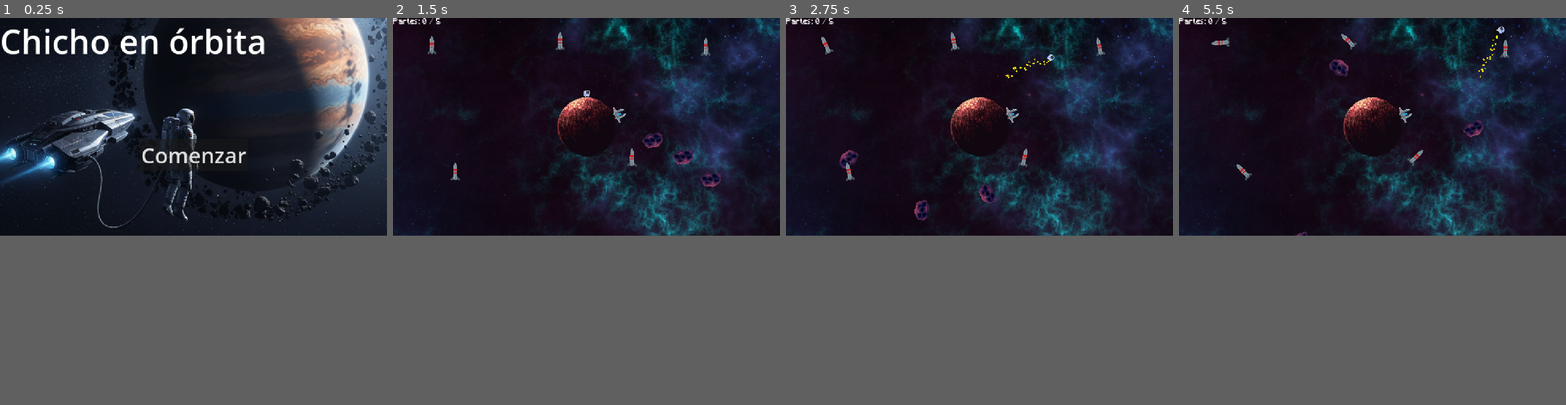
Above: before the commit, frames 1-4 (left to right).
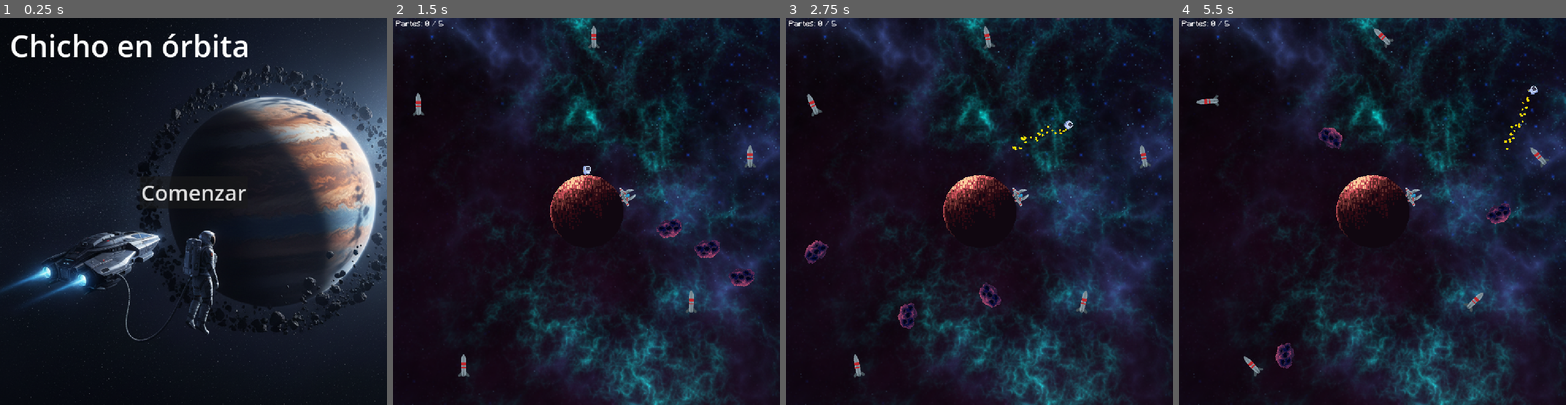
Above: after the commit, the same moments.

Repository: Madonexx/Proyecto-chicho
Game: Godot game, scene res://Escenas/MainMenu.tscn
Two runs of this game, one before a commit and one after it. Both use one fixed random seed, a clock stepped at 60 frames per second and the inputs below.
Inputs (mouse positions are in pixels of both pictures, inside the frame that each line leads up to):
- Up to frame 1 (0.25 s): no input
- Up to frame 2 (1.5 s): click "Comenzar" at 0.5 s; click "JUGAR!" (after the commit: "JUGAR") at 1.25 s
- Up to frame 3 (2.75 s): move the mouse to (1064, 114) at 2.02 s; press the mouse at (1064, 114) at 2.03 s; hold D (derecha) from 2.03 s (still down)
- Up to frame 4 (5.5 s): move the mouse to (1295, 137) at 2.77 s; release D (derecha) at 2.78 s; release the mouse at (1295, 137) at 2.78 s; hold A (izquierda) 2.78-3.53 s; tap E (interact) at 2.85, 4.35 s; move the mouse to (1411, 79) at 3.52 s; press the mouse at (1411, 79) at 3.53 s; hold D (derecha) 3.53-5.03 s; move the mouse to (1353, 168) at 4.27 s; release the mouse at (1353, 168) at 4.28 s; move the mouse to (1488, 161) at 5.02 s; press the mouse at (1488, 161) at 5.03 s; hold A (izquierda) from 5.03 s (still down)
In our replay, the window is 800x450 before the commit and 800x800 after it. These sizes can differ from the game's own. Grey fills any space a smaller window leaves; there, only what the larger window draws over its background counts as a difference.

The runs differ from the first frame. In frame 1, 31% of the frame differs, in the area x 0-100%, y 0-100%; in frame 2, 36%; in frame 3, 37%; in frame 4, 37%.

Commit message:
Pantalla cuadrada y ajuste de UI

Diff:
--- a/Escenas/Defeat.tscn
+++ b/Escenas/Defeat.tscn
@@ -17,20 +17,22 @@
 anchors_preset = 15
 anchor_right = 1.0
 anchor_bottom = 1.0
-offset_right = 1115.0
-offset_bottom = 614.0
+offset_left = -672.0
+offset_right = 1336.6238
+offset_bottom = 1120.0
 grow_horizontal = 2
 grow_vertical = 2
 texture = ExtResource("2_nl6uj")
 expand_mode = 1
 stretch_mode = 6
+metadata/_edit_lock_ = true
 
 [node name="Label" type="Label" parent="."]
 layout_mode = 0
 offset_left = 464.0
-offset_top = 50.0
+offset_top = 134.0
 offset_right = 728.0
-offset_bottom = 167.0
+offset_bottom = 251.0
 theme_override_font_sizes/font_size = 64
 text = "Perdiste"
 horizontal_alignment = 1
@@ -39,17 +41,19 @@
 [node name="Button" type="Button" parent="."]
 layout_mode = 0
 offset_left = 427.0
-offset_top = 177.0
+offset_top = 261.0
 offset_right = 744.0
-offset_bottom = 304.0
+offset_bottom = 388.0
+theme_override_font_sizes/font_size = 45
 text = "Volver a jugar"
 
 [node name="Button2" type="Button" parent="."]
 layout_mode = 0
-offset_left = 432.0
-offset_top = 332.0
-offset_right = 744.0
-offset_bottom = 480.0
+offset_left = 419.0
+offset_top = 415.0
+offset_right = 750.0
+offset_bottom = 563.0
+theme_override_font_sizes/font_size = 45
 text = "Volver al Menú"
 
 [node name="musica" type="AudioStreamPlayer2D" parent="."]
--- a/Escenas/MainMenu.tscn
+++ b/Escenas/MainMenu.tscn
@@ -17,10 +17,10 @@
 anchors_preset = 15
 anchor_right = 1.0
 anchor_bottom = 1.0
-offset_left = -117.0
-offset_top = -418.0
-offset_right = 1924.0
-offset_bottom = 886.0
+offset_left = -1.0
+offset_top = -1.0
+offset_right = 1877.4219
+offset_bottom = 1198.0
 grow_horizontal = 2
 grow_vertical = 2
 texture = ExtResource("2_jg0v5")
@@ -29,17 +29,19 @@
 [node name="Label" type="Label" parent="."]
 layout_mode = 1
 anchors_preset = -1
-offset_right = 39.0
-offset_bottom = 23.0
-theme_override_font_sizes/font_size = 100
+offset_left = 29.0
+offset_top = 19.0
+offset_right = 823.0
+offset_bottom = 156.0
+theme_override_font_sizes/font_size = 90
 text = "Chicho en órbita"
 
 [node name="Button" type="Button" parent="."]
 layout_mode = 0
 offset_left = 416.0
-offset_top = 360.0
+offset_top = 471.0
 offset_right = 738.0
-offset_bottom = 456.0
+offset_bottom = 567.0
 theme_override_font_sizes/font_size = 64
 text = "Comenzar"
 
--- a/Escenas/ShipPart.tscn
+++ b/Escenas/ShipPart.tscn
@@ -9,6 +9,7 @@
 height = 58.0
 
 [node name="ShipPart" type="RigidBody2D" groups=["ship_parts"]]
+texture_filter = 1
 gravity_scale = 0.0
 script = ExtResource("1_hy6wg")
 
--- a/Escenas/Victory.tscn
+++ b/Escenas/Victory.tscn
@@ -8,19 +8,20 @@
 layout_mode = 3
 anchors_preset = 0
 offset_left = 8.0
-offset_top = 72.0
+offset_top = 362.0
 offset_right = 48.0
-offset_bottom = 112.0
+offset_bottom = 402.0
 script = ExtResource("1_bdcpr")
 
 [node name="TextureRect" type="TextureRect" parent="."]
 z_index = -5
 layout_mode = 0
-offset_left = -8.0
-offset_top = -296.0
-offset_right = 1142.0
-offset_bottom = 728.0
+offset_left = -58.0
+offset_top = -372.0
+offset_right = 1259.334
+offset_bottom = 801.0
 texture = ExtResource("2_weo2q")
+metadata/_edit_lock_ = true
 
 [node name="Label" type="Label" parent="."]
 layout_mode = 0
--- a/Escenas/controles.tscn
+++ b/Escenas/controles.tscn
@@ -67,52 +67,55 @@
 
 [node name="BlueNebula04512x512" type="Sprite2D" parent="."]
 z_index = -2
-position = Vector2(572, 324)
-scale = Vector2(2.296875, 1.296875)
+texture_filter = 1
+position = Vector2(765.9999, 578.92865)
+scale = Vector2(4.0605474, 2.29269)
 texture = ExtResource("1_2gckq")
+metadata/_edit_lock_ = true
 
 [node name="mouseizquierda" type="AnimatedSprite2D" parent="."]
 texture_filter = 1
-position = Vector2(930.1061, 425.129)
-scale = Vector2(7.6264014, 6.950036)
+position = Vector2(920.00006, 315.484)
+scale = Vector2(5.6569505, 5.1552505)
 sprite_frames = SubResource("SpriteFrames_bjn0m")
 animation = &"mousederecha"
 
 [node name="A" type="Sprite2D" parent="."]
 texture_filter = 1
-position = Vector2(215.08368, 538.12897)
+position = Vector2(318.28384, 754.12897)
 scale = Vector2(9.992883, 9.106642)
 texture = ExtResource("5_aurty")
 
 [node name="D" type="Sprite2D" parent="."]
 texture_filter = 1
-position = Vector2(451.08368, 549.12897)
+position = Vector2(554.2838, 765.12897)
 scale = Vector2(9.992883, 9.106642)
 texture = ExtResource("6_qrsp5")
 
 [node name="E" type="Sprite2D" parent="."]
 texture_filter = 1
-position = Vector2(693.0836, 562.12897)
+position = Vector2(796.28375, 778.12897)
 scale = Vector2(9.590862, 8.740275)
 texture = ExtResource("7_nln3x")
 
 [node name="Button" type="Button" parent="."]
 texture_filter = 1
 layout_mode = 0
-offset_left = 960.0
-offset_top = 552.0
-offset_right = 1022.0
-offset_bottom = 583.0
+offset_left = 454.0
+offset_top = 943.0
+offset_right = 553.80426
+offset_bottom = 992.9021
 scale = Vector2(2.5049021, 2.5049021)
-text = "JUGAR!"
+theme_override_font_sizes/font_size = 25
+text = "JUGAR"
 
 [node name="derecha" type="Label" parent="."]
 texture_filter = 1
 layout_mode = 0
-offset_left = 351.08368
-offset_top = 307.12897
-offset_right = 492.08368
-offset_bottom = 330.12897
+offset_left = 454.28387
+offset_top = 523.129
+offset_right = 595.2839
+offset_bottom = 546.129
 scale = Vector2(1.3599988, 1.3599988)
 text = "Mover Derecha"
 label_settings = SubResource("LabelSettings_srqrc")
@@ -120,10 +123,10 @@
 [node name="izquierda" type="Label" parent="."]
 texture_filter = 1
 layout_mode = 0
-offset_left = 111.08368
-offset_top = 307.12897
-offset_right = 259.08368
-offset_bottom = 330.12897
+offset_left = 214.28386
+offset_top = 523.129
+offset_right = 362.28387
+offset_bottom = 546.129
 scale = Vector2(1.3599988, 1.3599988)
 text = "Mover Izquierda"
 label_settings = SubResource("LabelSettings_srqrc")
@@ -131,10 +134,10 @@
 [node name="agarrar" type="Label" parent="."]
 texture_filter = 1
 layout_mode = 0
-offset_left = 585.0837
-offset_top = 306.12897
-offset_right = 746.0837
-offset_bottom = 329.12897
+offset_left = 688.2838
+offset_top = 522.129
+offset_right = 849.2838
+offset_bottom = 545.129
 scale = Vector2(1.3599988, 1.3599988)
 text = "Enganchar Parte"
 label_settings = SubResource("LabelSettings_srqrc")
@@ -142,133 +145,133 @@
 [node name="alejar" type="Label" parent="."]
 texture_filter = 1
 layout_mode = 0
-offset_left = 881.0836
-offset_top = 244.12895
-offset_right = 955.0836
-offset_bottom = 267.12897
-scale = Vector2(1.3599988, 1.3599988)
-text = "Jetpack"
+offset_left = 781.6249
+offset_top = 187.12889
+offset_right = 868.6249
+offset_bottom = 210.12889
+scale = Vector2(1.3599988, 1.3599988)
+text = "JETPACK"
 label_settings = SubResource("LabelSettings_srqrc")
 
 [node name="CapturaDePantalla20251111184228" type="Sprite2D" parent="."]
-position = Vector2(932.8337, 139.86375)
+position = Vector2(784.75, 315.00104)
 scale = Vector2(0.40028885, 0.40028888)
 texture = ExtResource("10_j6w3y")
 
 [node name="Agarrarimagen" type="Sprite2D" parent="."]
-position = Vector2(690.0837, 420.12897)
+position = Vector2(793.2838, 636.12897)
 scale = Vector2(0.50000006, 0.5)
 texture = ExtResource("11_enwxh")
 
 [node name="CUIDADO" type="Label" parent="."]
 texture_filter = 1
 layout_mode = 0
-offset_left = 225.08368
-offset_top = 55.257935
-offset_right = 365.08368
-offset_bottom = 85.257935
+offset_left = 182.08365
+offset_top = 191.25793
+offset_right = 322.08365
+offset_bottom = 221.25793
 text = "CUIDADO!"
 label_settings = SubResource("LabelSettings_l3qgu")
 
 [node name="TRAE Y LLEVA A LA NAVE" type="Label" parent="."]
 texture_filter = 1
 layout_mode = 0
-offset_left = 427.08368
-offset_top = 54.128967
-offset_right = 704.0837
-offset_bottom = 84.12897
+offset_left = 391.54187
+offset_top = 193.129
+offset_right = 668.5419
+offset_bottom = 223.129
 text = "LLEVAR A LA NAVE"
 label_settings = SubResource("LabelSettings_l3qgu")
 
 [node name="Asteroides" type="Sprite2D" parent="."]
-position = Vector2(297.08368, 167.25793)
+position = Vector2(253.0836, 318.25793)
 scale = Vector2(0.6666667, 0.6666667)
 texture = ExtResource("12_sokvl")
 
 [node name="Cohetes" type="Sprite2D" parent="."]
-position = Vector2(563.0837, 174.12897)
+position = Vector2(527.5418, 313.129)
 texture = ExtResource("13_wglsn")
 
 [node name="FondoNegro" type="Sprite2D" parent="."]
 z_index = -1
-position = Vector2(295.54184, 66.12897)
+position = Vector2(252.54184, 202.12897)
 scale = Vector2(16.308369, 8.851586)
 texture = ExtResource("15_enwxh")
 
 [node name="FondoNegro2" type="Sprite2D" parent="."]
 z_index = -1
-position = Vector2(563.81274, 63.128963)
+position = Vector2(528.27094, 202.12897)
 scale = Vector2(29.054184, 8.851586)
 texture = ExtResource("15_enwxh")
 
 [node name="FondoNegro3" type="Sprite2D" parent="."]
 z_index = -1
-position = Vector2(460.08368, 316.12897)
+position = Vector2(563.2838, 532.12897)
 scale = Vector2(72.05677, 8.851586)
 texture = ExtResource("15_enwxh")
 
 [node name="FondoNegro4" type="Sprite2D" parent="."]
 z_index = -1
-position = Vector2(933.0837, 258.12897)
+position = Vector2(843.625, 197.12897)
 scale = Vector2(27.449987, 8.851586)
 texture = ExtResource("15_enwxh")
 hframes = 2
 
 [node name="FondoNegro5" type="Sprite2D" parent="."]
 z_index = -1
-position = Vector2(298.33368, 167.69345)
+position = Vector2(254.33365, 318.69345)
 scale = Vector2(14.150004, 28.625793)
 texture = ExtResource("15_enwxh")
 
 [node name="FondoNegro6" type="Sprite2D" parent="."]
 z_index = -1
-position = Vector2(563.0837, 173.41121)
+position = Vector2(527.5418, 312.41122)
 scale = Vector2(14.150004, 30.512894)
 texture = ExtResource("15_enwxh")
 
 [node name="FondoNegro7" type="Sprite2D" parent="."]
 z_index = -1
-position = Vector2(690.0837, 420.62897)
+position = Vector2(793.2838, 636.62897)
 scale = Vector2(21.800003, 31.399998)
 texture = ExtResource("15_enwxh")
 
 [node name="FondoNegro8" type="Sprite2D" parent="."]
 z_index = -1
-position = Vector2(932.5837, 139.73785)
+position = Vector2(784.5, 314.87512)
 scale = Vector2(14.9000025, 30.156452)
 texture = ExtResource("15_enwxh")
 
 [node name="Acercar2" type="Sprite2D" parent="."]
-position = Vector2(211.58365, 412.52005)
+position = Vector2(314.7838, 628.52)
 scale = Vector2(0.5300634, 0.5300634)
 texture = ExtResource("14_j6w3y")
 
 [node name="FondoNegro10" type="Sprite2D" parent="."]
 z_index = -1
-position = Vector2(212.83365, 411.82452)
+position = Vector2(316.0338, 627.8246)
 scale = Vector2(17.949993, 27.478226)
 texture = ExtResource("15_enwxh")
 
 [node name="Acercar3" type="Sprite2D" parent="."]
-position = Vector2(448.58365, 413.52005)
+position = Vector2(551.7838, 629.52)
 scale = Vector2(0.5300634, 0.5300634)
 texture = ExtResource("14_j6w3y")
 
 [node name="FondoNegro11" type="Sprite2D" parent="."]
 z_index = -1
-position = Vector2(449.83365, 412.82452)
+position = Vector2(553.0338, 628.8246)
 scale = Vector2(17.949993, 27.478226)
 texture = ExtResource("15_enwxh")
 
 [node name="Flecha" type="Sprite2D" parent="."]
 texture_filter = 1
-position = Vector2(177.08365, 397.12894)
+position = Vector2(280.2838, 613.12897)
 scale = Vector2(1.4919405, 1.4919405)
 texture = ExtResource("16_sokvl")
 
 [node name="Flecha2" type="Sprite2D" parent="."]
 texture_filter = 1
-position = Vector2(491.08368, 405.12897)
+position = Vector2(594.2838, 621.12897)
 scale = Vector2(1.5599952, 1.5599952)
 texture = ExtResource("16_sokvl")
 flip_h = true
--- a/Escenas/main.tscn
+++ b/Escenas/main.tscn
@@ -26,6 +26,8 @@
 script = ExtResource("1_0kh0y")
 
 [node name="Planet" type="RigidBody2D" parent="."]
+texture_filter = 1
+position = Vector2(576, 320)
 gravity_scale = 0.0
 freeze = true
 metadata/_edit_group_ = true
@@ -44,80 +46,94 @@
 [node name="UI" type="CanvasLayer" parent="."]
 
 [node name="GravitationalCalibrator" type="TextureProgressBar" parent="UI"]
-offset_right = 40.0
-offset_bottom = 40.0
+offset_left = 576.0
+offset_top = 320.0
+offset_right = 616.0
+offset_bottom = 360.0
 metadata/_edit_use_anchors_ = true
 
 [node name="PartsLabel" type="Label" parent="UI"]
-offset_right = 40.0
-offset_bottom = 23.0
+offset_left = 8.0
+offset_top = 7.0
+offset_right = 48.0
+offset_bottom = 31.0
 label_settings = SubResource("LabelSettings_b1m0k")
 metadata/_edit_use_anchors_ = true
 
 [node name="Camera2D" type="Camera2D" parent="."]
-zoom = Vector2(2, 2)
+position = Vector2(576, 320)
+zoom = Vector2(2.5, 2.5)
 
 [node name="Background" type="Sprite2D" parent="."]
 z_index = -10
-position = Vector2(53, -145)
+position = Vector2(579, 205)
+scale = Vector2(1.1328125, 1.1328125)
 texture = ExtResource("6_crgrh")
+metadata/_edit_lock_ = true
 
 [node name="Player" parent="." instance=ExtResource("4_7xwpo")]
-position = Vector2(1, -52)
+texture_filter = 1
+position = Vector2(577, 268)
 
 [node name="Asteroid" parent="." node_paths=PackedStringArray("planeta") instance=ExtResource("5_2ia52")]
-position = Vector2(-191, -71)
+texture_filter = 1
+position = Vector2(385, 249)
 planeta = NodePath("../Planet")
 
 [node name="Asteroid2" parent="." node_paths=PackedStringArray("planeta") instance=ExtResource("6_s2ilj")]
-position = Vector2(-160, 45)
+texture_filter = 1
+position = Vector2(416, 365)
 planeta = NodePath("../Planet")
 
 [node name="Asteroid3" parent="." node_paths=PackedStringArray("planeta") instance=ExtResource("7_s2ilj")]
-position = Vector2(120, -68)
+texture_filter = 1
+position = Vector2(696, 252)
 planeta = NodePath("../Planet")
 
 [node name="ShipBase" parent="." instance=ExtResource("8_ktoa8")]
-position = Vector2(49.000004, -19.000002)
+texture_filter = 1
+position = Vector2(625, 301)
 rotation = 1.1571532
 scale = Vector2(0.1, 0.1)
 
 [node name="ShipPart" parent="." instance=ExtResource("9_1md0r")]
-position = Vector2(177.99998, -123)
+position = Vector2(771, 251)
 
 [node name="ShipPart2" parent="." instance=ExtResource("9_1md0r")]
-position = Vector2(-230.00002, -125)
+position = Vector2(376, 189)
 
 [node name="ShipPart3" parent="." instance=ExtResource("9_1md0r")]
-position = Vector2(-195, 63)
+position = Vector2(430, 500)
 
 [node name="ShipPart4" parent="." instance=ExtResource("9_1md0r")]
-position = Vector2(68, 42)
+position = Vector2(701, 424)
 
 [node name="ShipPart5" parent="." instance=ExtResource("9_1md0r")]
-position = Vector2(-39, -131)
+position = Vector2(585, 109)
 
 [node name="level_music_1" type="AudioStreamPlayer2D" parent="."]
+position = Vector2(576, 320)
 stream = ExtResource("10_n3qho")
 volume_db = -14.0
 autoplay = true
 
 [node name="StaticBody2D" type="StaticBody2D" parent="."]
+position = Vector2(576, 320)
 
 [node name="CollisionShape2D" type="CollisionShape2D" parent="StaticBody2D"]
-position = Vector2(-317, -2)
+position = Vector2(-261, -3)
 shape = SubResource("RectangleShape2D_n3qho")
 
 [node name="CollisionShape2D3" type="CollisionShape2D" parent="StaticBody2D"]
-position = Vector2(3, 169.25)
+position = Vector2(-1, 261)
 rotation = 1.5707964
 shape = SubResource("RectangleShape2D_n3qho")
 
 [node name="CollisionShape2D5" type="CollisionShape2D" parent="StaticBody2D"]
-position = Vector2(0, -190)
+position = Vector2(-2, -260)
 rotation = 1.5707964
 shape = SubResource("RectangleShape2D_n3qho")
 
 [node name="CollisionShape2D4" type="CollisionShape2D" parent="StaticBody2D"]
-position = Vector2(315, 7)
+position = Vector2(260, 5)
 shape = SubResource("RectangleShape2D_n3qho")
--- a/project.godot
+++ b/project.godot
@@ -21,6 +21,7 @@
 
 [display]
 
+window/size/viewport_height=1152
 window/stretch/mode="canvas_items"
 window/stretch/aspect="expand"
 
